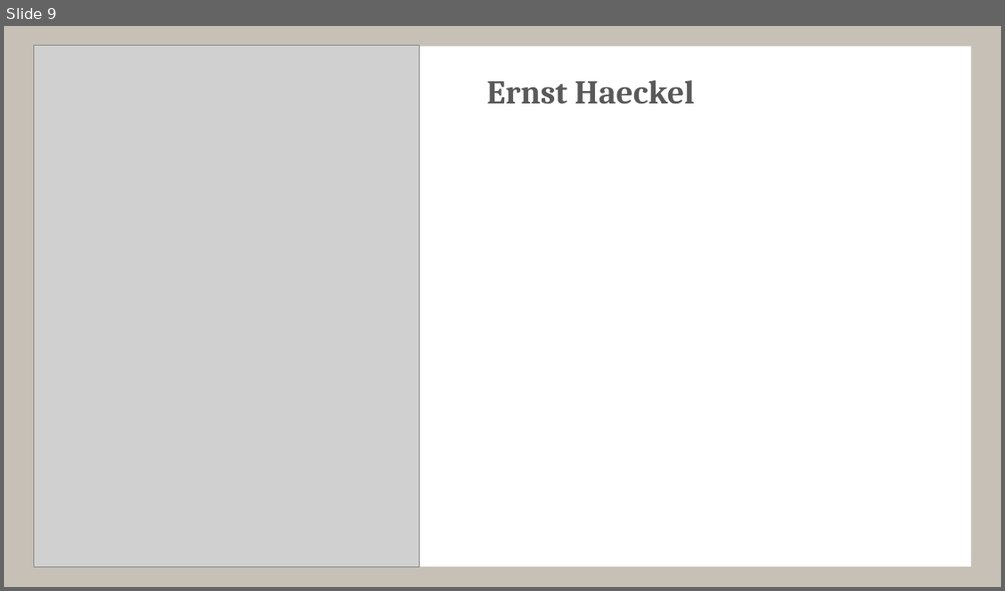
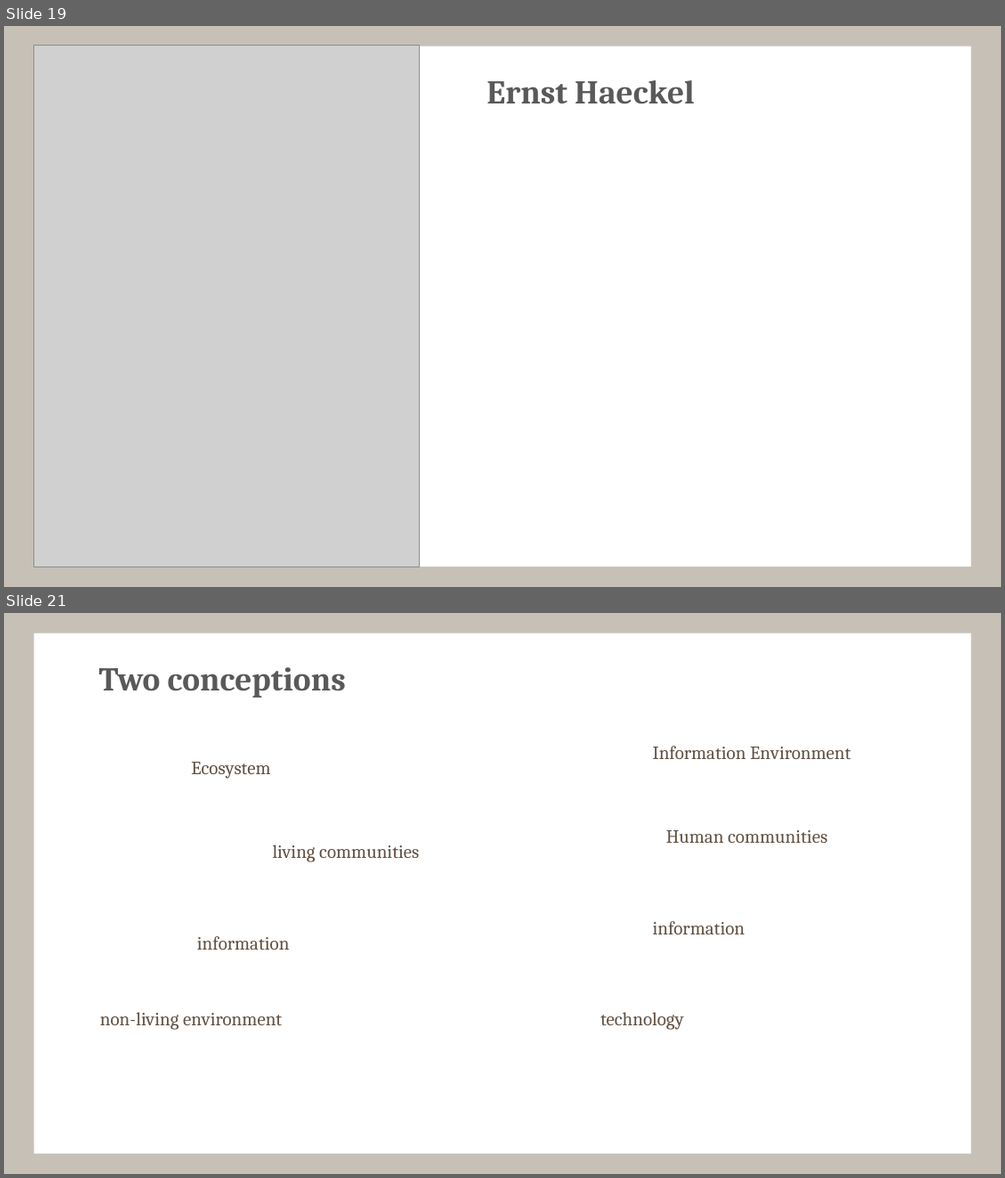
Before and after one commit to tsuomela/Information-Ecosystems-and-Ecologies, a slide deck: figures/2016_AAG_InfoEcosystem.pptx. Shown one above the other, each under a label of ours: slide 9 before the commit, slides 19 and 21 after it; the slides between them are not shown. The pictures are 1005x591 and 1005x1178 pixels, drawn with LibreOffice and Linux fonts; fonts in the diff are those of the drawing; grey boxes stand for pictures. Boxes give left, top, right and bottom in pixels: in the first picture for what was removed or moved away, otherwise in the second. Text is boxed around its words. In the diff, an @@ line names an element or a change of style, - is before the commit and + after.

```diff
--- a/figures/2016_AAG_InfoEcosystem.pptx
+++ b/figures/2016_AAG_InfoEcosystem.pptx
@@ slide 21 added at bbox=[4, 613, 1001, 1174], background #C6C0B7; not listed: 1 template element that a slide beside it also shows @@
@@ title added at bbox=[99, 667, 346, 698], 32 pt, text #595959, bold @@
+Two conceptions
@@ text added at bbox=[653, 746, 850, 759], 18 pt, text #615042 @@
+Information Environment
@@ text added at bbox=[191, 762, 270, 779], 18 pt, text #615042 @@
+Ecosystem
@@ text added at bbox=[273, 844, 419, 862], 18 pt, text #615042 @@
+living communities
@@ text added at bbox=[666, 830, 827, 843], 18 pt, text #615042 @@
+Human communities
@@ text added at bbox=[653, 921, 745, 934], 18 pt, text #615042 @@
+information
@@ text added at bbox=[197, 936, 290, 949], 18 pt, text #615042 @@
+information
@@ text added at bbox=[100, 1012, 282, 1030], 18 pt, text #615042 @@
+non-living environment
@@ text added at bbox=[600, 1012, 684, 1030], 18 pt, text #615042 @@
+technology
@@ what was slide 9 is now slide 19 @@
```
Also in this commit, not shown: 2 slides changed, 11 other slides added, 5 slides removed, 1 other file.
